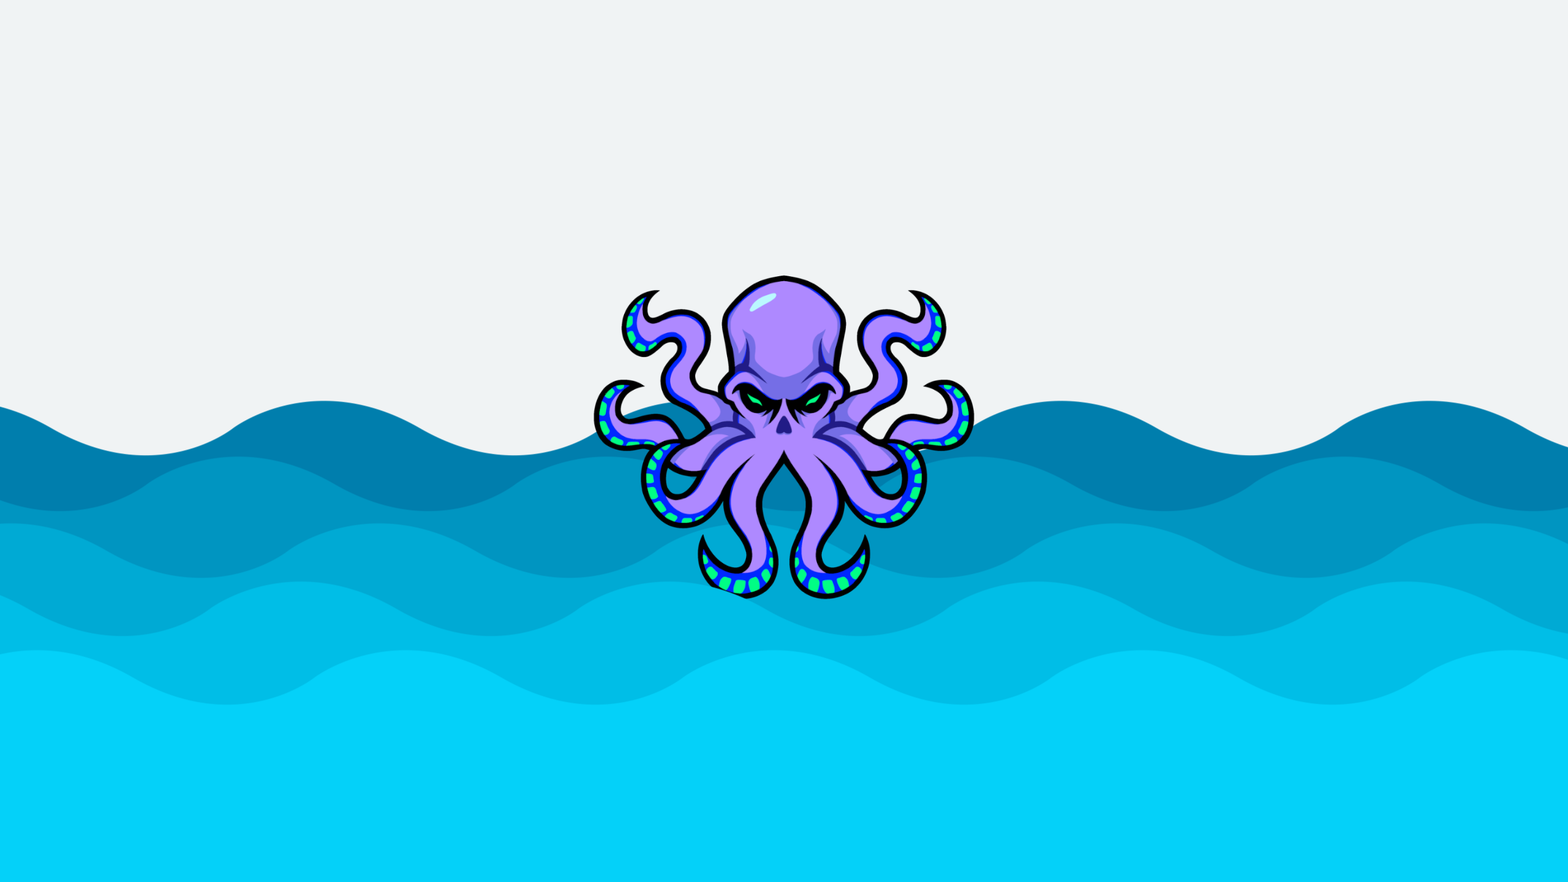
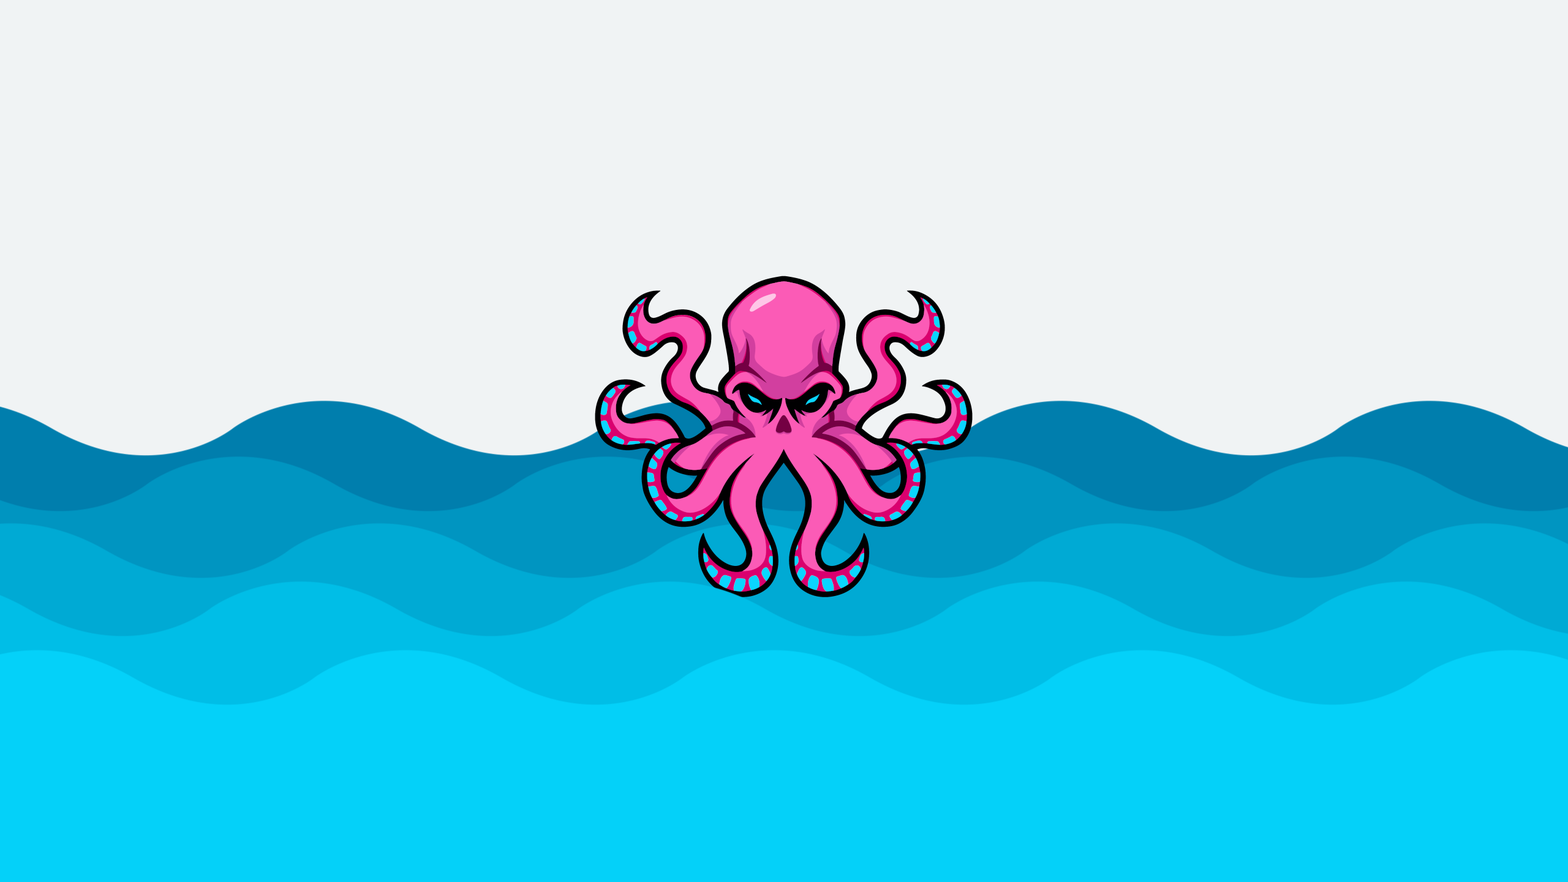
Before/after of a 1568 x 882 layered artwork. What changed in the layer stack:
painted on "Logo" over [593, 275, 975, 600]